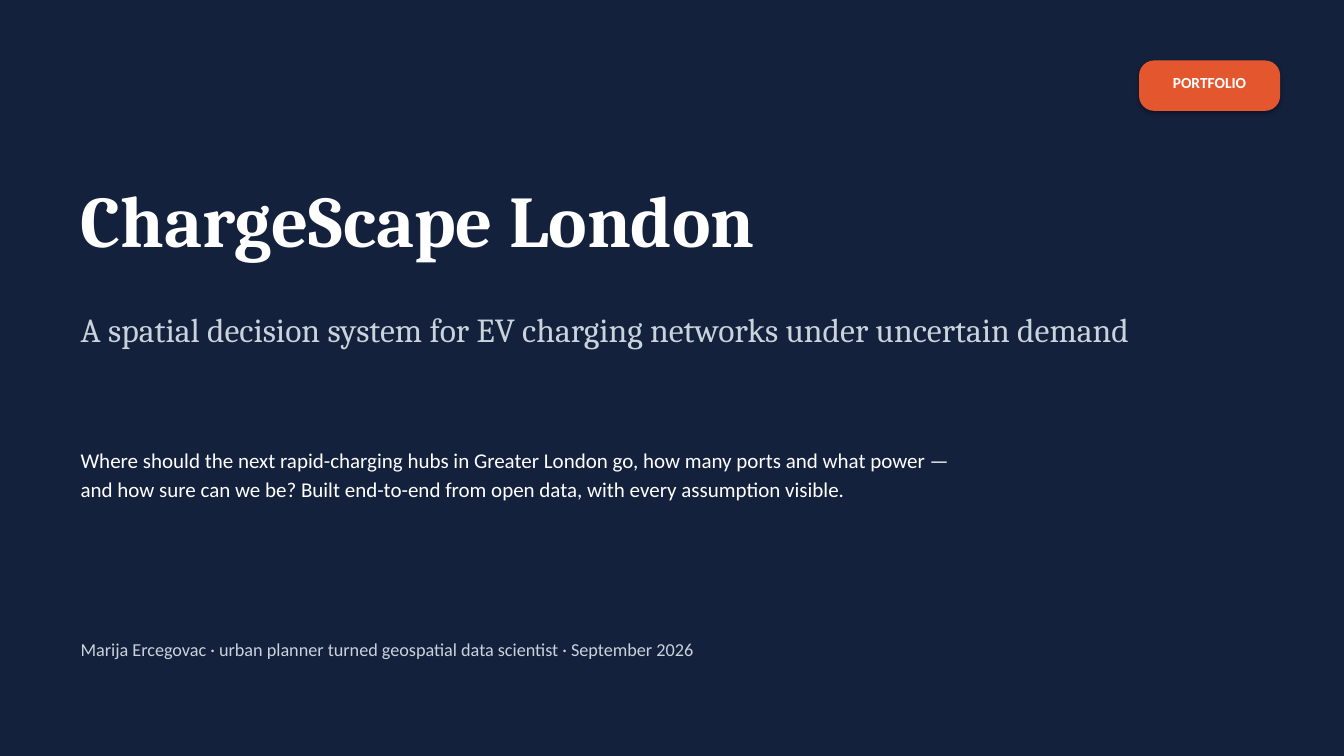
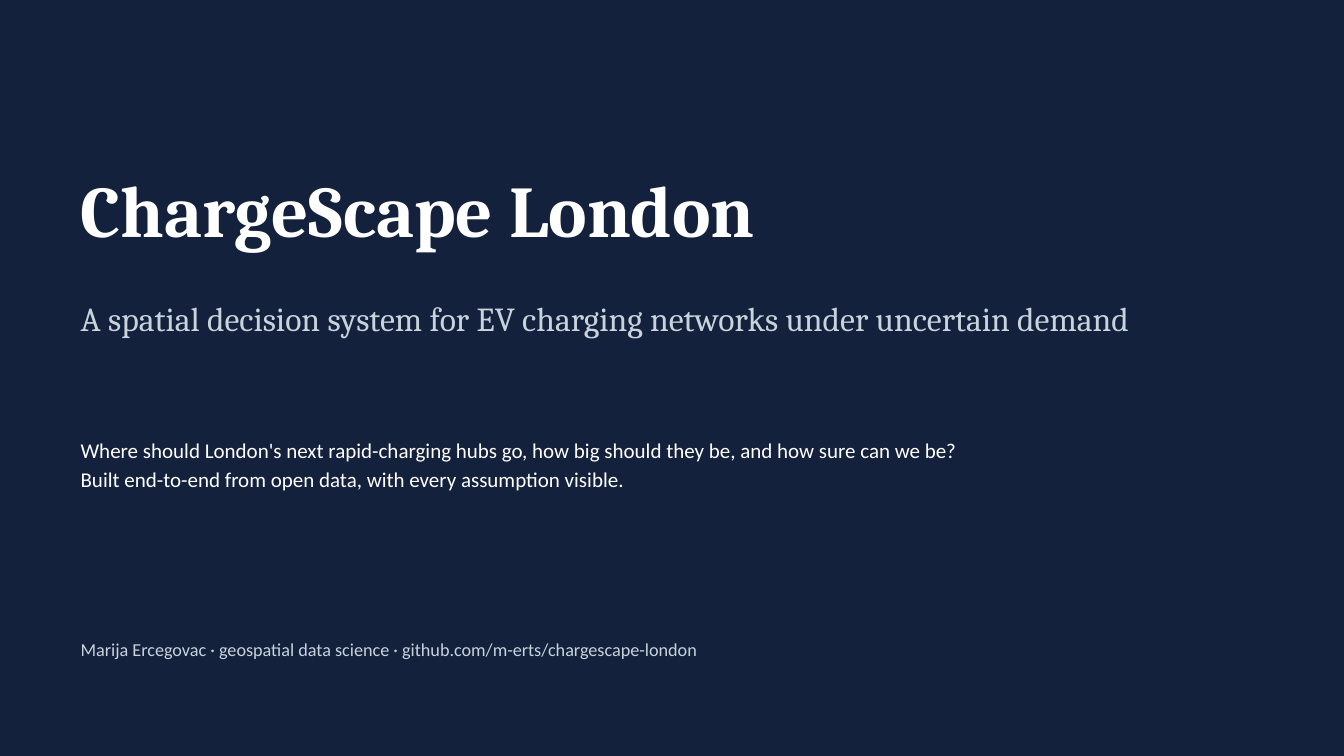
Before and after one commit to m-erts/chargescape-london, a slide deck: slide 1 of reports/ChargeScape_London.pptx. Drawn at 1344x756 pixels with LibreOffice and Linux fonts; fonts in the diff are those of the drawing. Boxes give left, top, right and bottom in pixels: in the first picture for what was removed or moved away, otherwise in the second. Text is boxed around its words. In the diff, an @@ line names an element or a change of style, - is before the commit and + after.

```diff
--- a/reports/ChargeScape_London.pptx
+++ b/reports/ChargeScape_London.pptx
@@ rounded rectangle removed at (1139, 60, 1280, 111) @@
@@ text removed at (1173, 78, 1246, 88) @@
-PORTFOLIO
@@ text "ChargeScape London": place and size @@
-text "ChargeScape London" at (81, 196, 755, 263)
+text "ChargeScape London" at (81, 186, 755, 253)
@@ text "A spatial decision system for ...": place and size @@
-text "A spatial decision system for ..." at (81, 318, 1129, 350)
+text "A spatial decision system for ..." at (81, 307, 1129, 339)
@@ text at (81, 443, 956, 491): text changed @@
-Where should the next rapid-charging hubs in Greater London go, how many ports and what power —
-and how sure can we be? Built end-to-end from open data, with every assumption visible.
+Where should London's next rapid-charging hubs go, how big should they be, and how sure can we be?
+Built end-to-end from open data, with every assumption visible.
@@ text at (81, 643, 697, 659): text changed @@
-Marija Ercegovac · urban planner turned geospatial data scientist · September 2026
+Marija Ercegovac · geospatial data science · github.com/m-erts/chargescape-london
```
Also in this commit, not shown: 8 other slides changed, 6 slides added, 4 slides removed, 59 other files.
